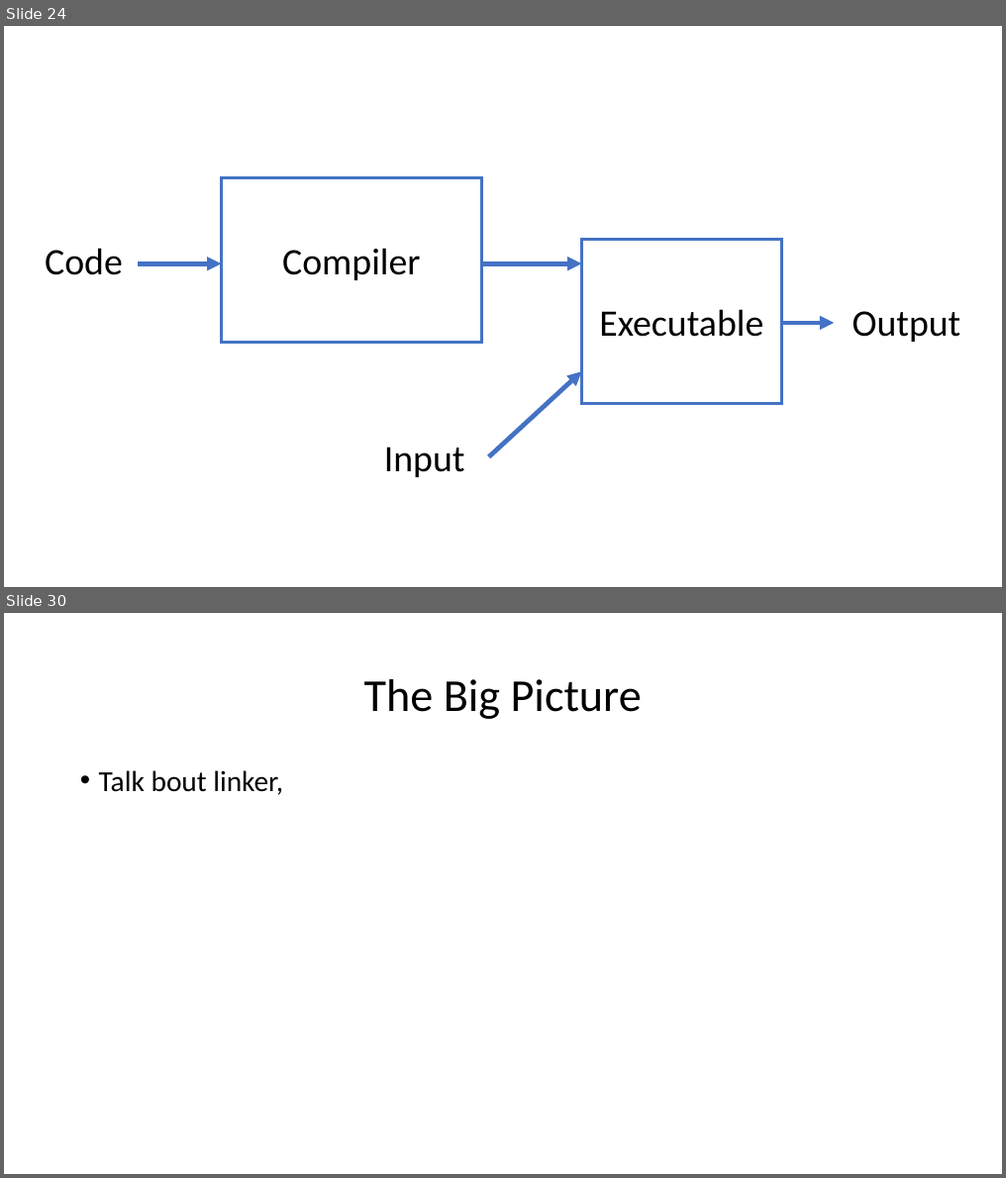
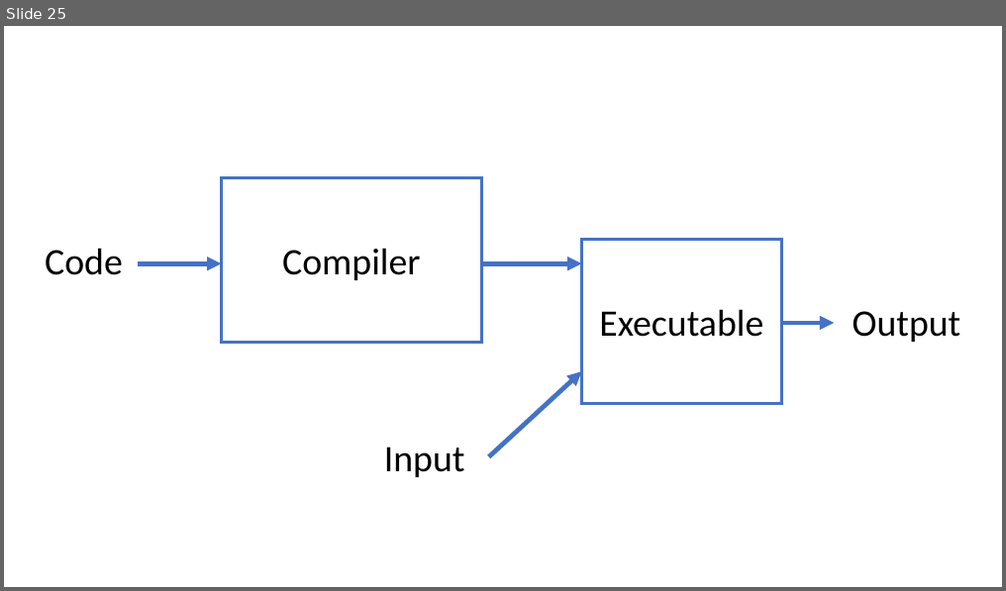
Before and after one commit to ganoliz/NI-GEN, a slide deck: media/NI-GEN-1.pptx. Shown one above the other, each under a label of ours: slides 24 and 30 before the commit, slide 25 after it; the slides between them are not shown. The pictures are 1006x1178 and 1006x591 pixels, drawn with LibreOffice and Linux fonts; fonts in the diff are those of the drawing. Boxes give left, top, right and bottom in pixels: in the first picture for what was removed or moved away, otherwise in the second. Text is boxed around its words. In the diff, an @@ line names an element or a change of style, - is before the commit and + after.

```diff
--- a/media/NI-GEN-1.pptx
+++ b/media/NI-GEN-1.pptx
@@ slide 30 removed at [4,613,1002,1174], background #FFFFFF @@
@@ title removed at [364,679,642,719] @@
-The Big Picture
@@ text removed at [99,770,283,795] @@
-• Talk bout linker,
@@ what was slide 24 is now slide 25 @@
```
Also in this commit, not shown: 4 slides changed, 50 slides added, 4 other slides removed, 3 other files.
